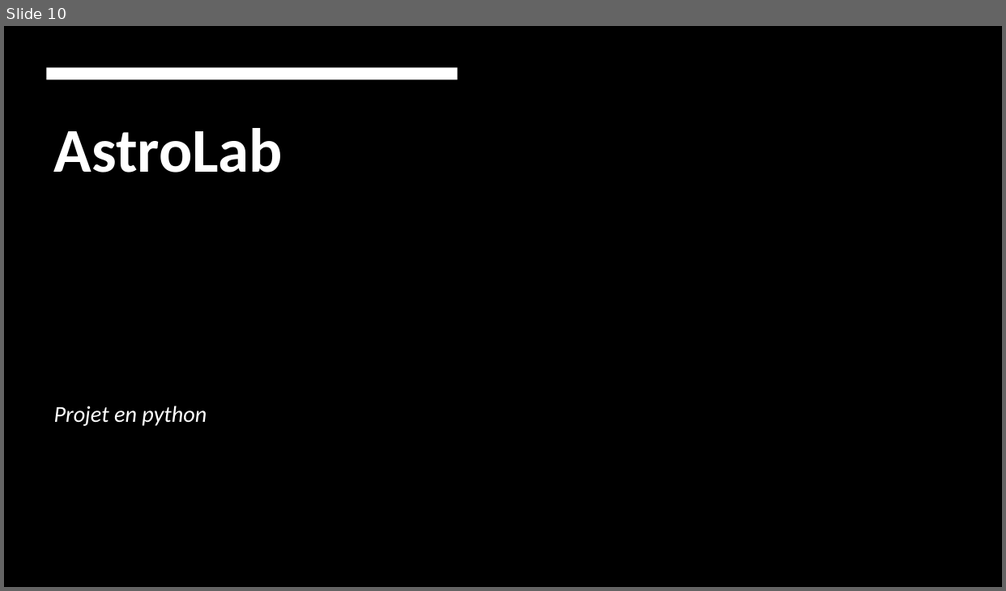
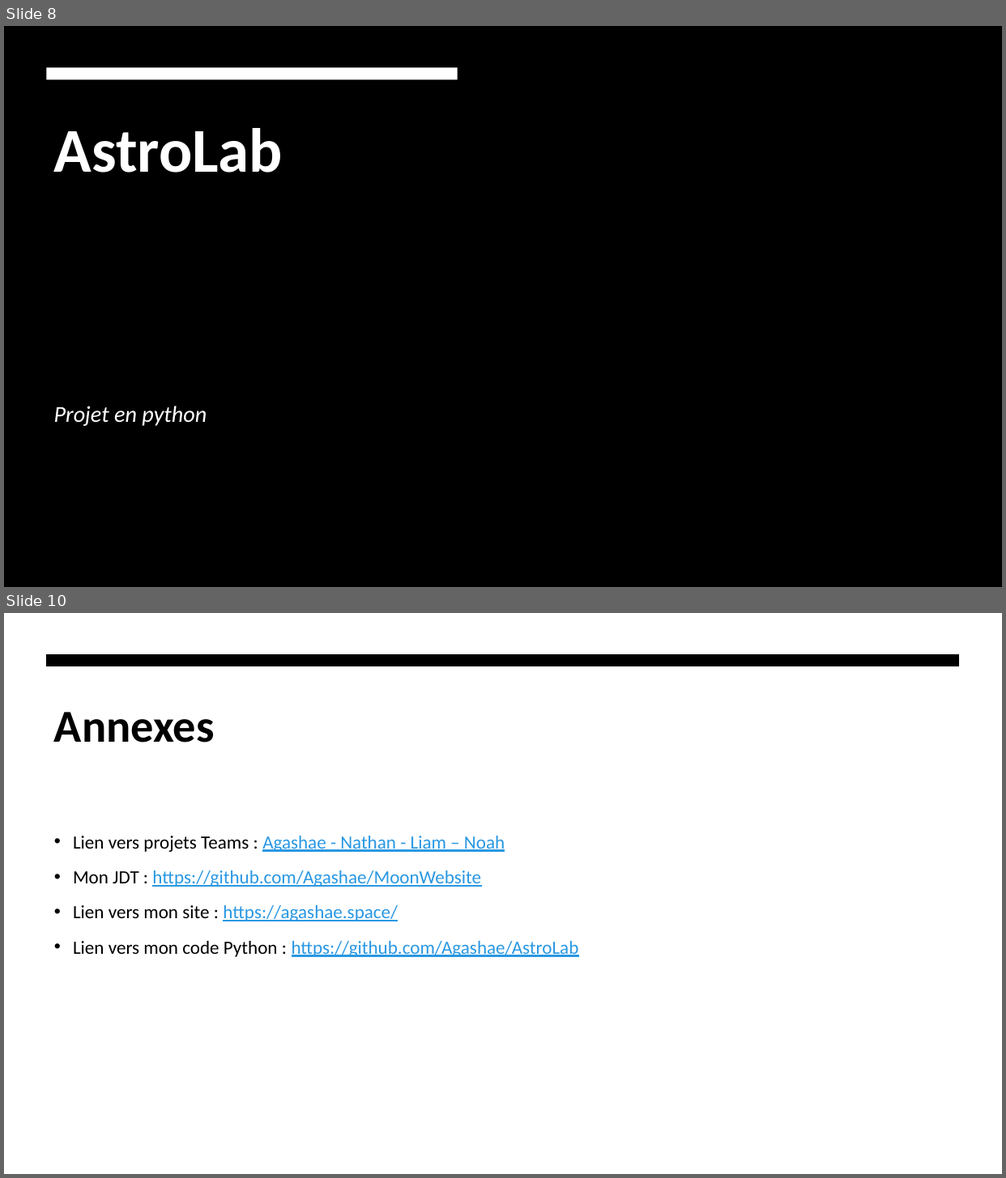
Before and after one commit to Agashae/MoonWebsite, a slide deck: annexe/Presentation.pptx. Shown one above the other, each under a label of ours: slide 10 before the commit, slides 8 and 10 after it; the slides between them are not shown. The pictures are 1006x591 and 1006x1178 pixels, drawn with LibreOffice and Linux fonts; fonts in the diff are those of the drawing; background and template pictures are left out. Boxes give left, top, right and bottom in pixels: in the first picture for what was removed or moved away, otherwise in the second. Text is boxed around its words. In the diff, an @@ line names an element or a change of style, - is before the commit and + after.

```diff
--- a/annexe/Presentation.pptx
+++ b/annexe/Presentation.pptx
@@ slide 10 added at [4,613,1002,1174], background #FFFFFF @@
@@ freeform shape added at [47,655,960,667], fill #000000 @@
@@ title added at [54,712,215,743], 44 pt, text #000000, bold @@
+Annexes
@@ text added at [73,836,579,957], 18 pt, text #2998E3, underline @@
+• Lien vers projets Teams : Agashae - Nathan - Liam – Noah
+• Mon JDT : https://github.com/Agashae/MoonWebsite
+• Lien vers mon site : https://agashae.space/
+• Lien vers mon code Python : https://github.com/Agashae/AstroLab
@@ what was slide 10 is now slide 8 @@
```
Also in this commit, not shown: 6 slides changed, 2 slides removed, 4 other files.
